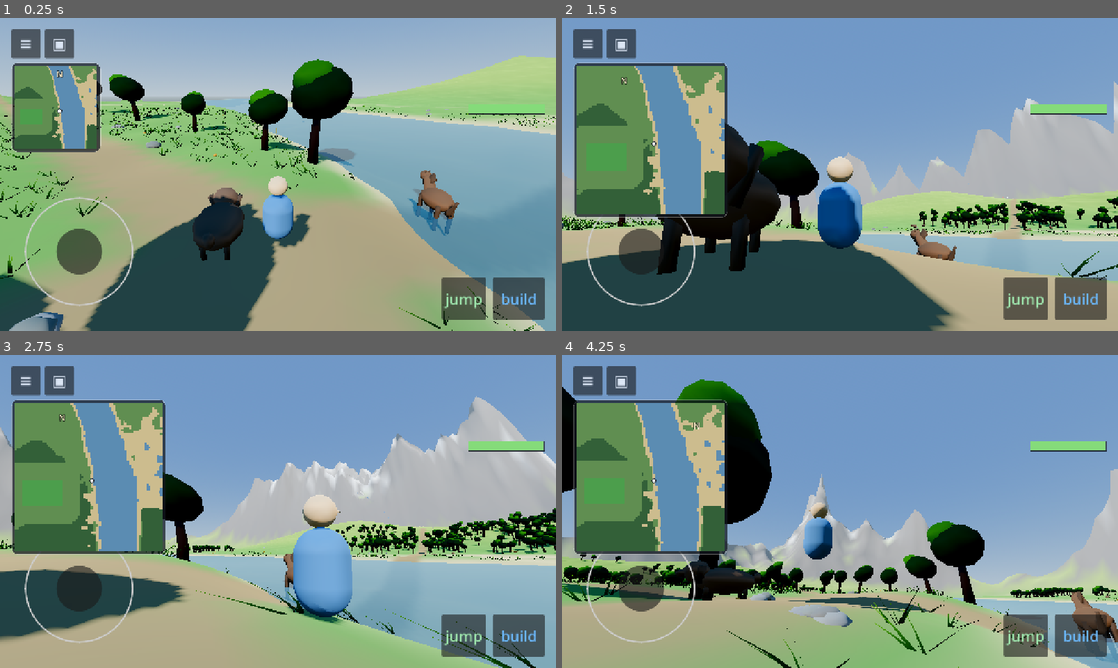
Above: before the commit, frames 1-4 (two rows, left to right).
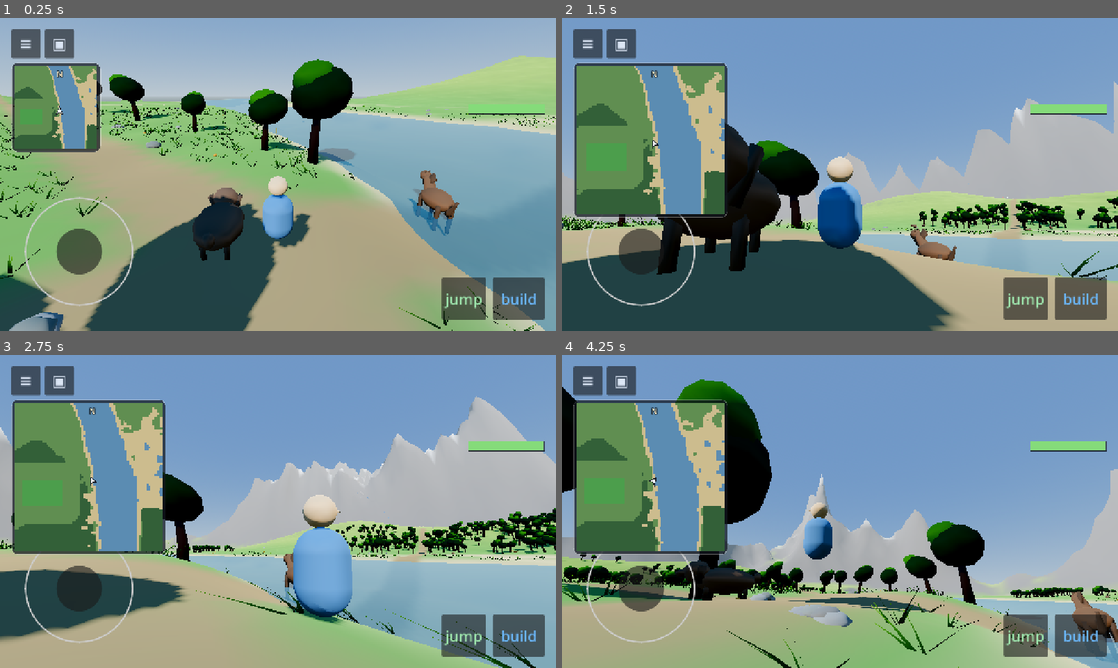
Above: after the commit, the same moments.

Repository: kabartay/aava
Game: Godot game, scene res://main.tscn
The game is run twice, just before and just after one commit, with the same random seed, the same clock (stepped at 60 frames per second) and the same inputs.
Inputs (mouse positions are in pixels of both pictures, inside the frame that each line leads up to):
- Up to frame 1 (0.25 s): no input
- Up to frame 2 (1.5 s): tap Enter at 0.5 s; drag from (840, 174) to (895, 105) at 0.52 s; drag from (617, 108) to (812, 237) at 1.27 s
- Up to frame 3 (2.75 s): move the mouse to (333, 442) at 2.02 s; hold D (move_right) from 2.03 s (still down); tap Enter at 2.1 s; click (333, 442) at 2.17 s
- Up to frame 4 (4.25 s): release D (move_right) at 2.75 s; drag from (812, 574) to (673, 464) at 2.77 s; move the mouse to (1006, 558) at 3.52 s; hold A (move_left) from 3.53 s (still down); tap Shift (sprint) at 3.6 s; click (1006, 558) at 3.67 s; tap Space (jump) at 3.77, 4.07 s

The runs differ from the first frame. In frame 1, less than 0.1% of the frame differs, in the area x 10-12%, y 17-31%; in frame 2, 0.2%; in frame 3, 0.6%; in frame 4, 0.8%, in the area x 0-98%, y 16-77%.

Commit message:
Make the terrain nine times cheaper, add lakes, and settle the compass
The tablet was stuttering whenever new ground streamed in, which is most of the
time a child is walking.

The terrain chunk was asking the height field nine times for every vertex: once
for the height, four more inside normal_at, and four again inside steepness_at
while choosing a colour. At 3.5 µs a call that is 9,801 calls and about 35 ms of
work for a single chunk, against a 16 ms frame. It now samples a grid once —
with one extra ring so edge vertices still have neighbours and the seams stay
smooth — and derives both the normal and the slope from it. 9,801 calls became
1,225.

The height field itself got cheaper too. Paths were 56% of it, because every
call resolved five route endpoints through a dictionary. They are now five flat
numbers, checked against the readable declaration so the fast form cannot drift
from what the routes actually mean. That took height_at from 4.58 to 3.46 µs.

Two things tried and kept out: comparing squared distances to skip square roots
made no measurable difference, and caching resolved endpoints in a static Array
was slower, because indexing a nested untyped Array in GDScript returns Variants
and the type checks cost more than the lookups they replaced.

Lakes: two of them, carved out of the ground rather than the water being raised,
for the same reason the swimming pool is. Water went from 3.2% of the valley to
4.2%; the target is 5-6, so there is one more to place.

And the compass: the map was drawn north-up and never moved, while the letter N
rode around its edge to show which way north lay. That is a contradiction, and
it read as the map spinning when it was not. North is now pinned above the map
and the marker at the centre became an arrow, so the only thing that turns is
the one thing that really is turning.

Diff:
--- /dev/null
+++ b/src/ui/map_arrow.gd
@@ -0,0 +1,31 @@
+class_name MapArrow
+extends Control
+
+## Where you are on the map, and which way you are facing.
+##
+## A round dot can say where but not which way, so the map had to turn — or, as
+## it actually was, the compass mark had to turn while the map stood still,
+## which read as neither. An arrow says both at once and lets everything else
+## stay put.
+
+const SIZE := 20.0
+
+func _init() -> void:
+	custom_minimum_size = Vector2(SIZE, SIZE)
+	size = Vector2(SIZE, SIZE)
+	mouse_filter = Control.MOUSE_FILTER_IGNORE
+
+func _draw() -> void:
+	var half := SIZE * 0.5
+	# Pointing up at rest, because the map is drawn north-up and a rotation of
+	# zero should mean facing north.
+	var nose := Vector2(half, 1.0)
+	var left := Vector2(2.0, SIZE - 2.0)
+	var right := Vector2(SIZE - 2.0, SIZE - 2.0)
+	var waist := Vector2(half, SIZE * 0.68)
+
+	var shape := PackedVector2Array([nose, right, waist, left])
+	draw_colored_polygon(shape, Color(1.0, 1.0, 1.0))
+	# A dark edge, so it reads against both the green of the meadow and the
+	# blue of the river.
+	draw_polyline(shape + PackedVector2Array([nose]), Color(0.10, 0.12, 0.16), 2.0)
--- a/src/ui/minimap.gd
+++ b/src/ui/minimap.gd
@@ -83,16 +83,9 @@
 	# something that has to be positioned.
 	# The player is always at the centre of his own map, so this is a fixed
 	# marker rather than something that has to be positioned each frame.
-	_player_dot = Panel.new()
-	var dot := StyleBoxFlat.new()
-	dot.bg_color = Color(1.0, 1.0, 1.0, 0.95)
-	dot.set_corner_radius_all(6)
-	dot.border_color = Color(0.1, 0.12, 0.16, 0.9)
-	dot.set_border_width_all(2)
-	_player_dot.add_theme_stylebox_override("panel", dot)
-	_player_dot.custom_minimum_size = Vector2(12.0, 12.0)
-	_player_dot.size = Vector2(12.0, 12.0)
-	_player_dot.mouse_filter = Control.MOUSE_FILTER_IGNORE
+	# An arrow rather than a dot, because it has to say which way as well as
+	# where — see the note on _orient.
+	_player_dot = MapArrow.new()
 	# Added to the canvas, not to this container: a PanelContainer stretches
 	# every direct child to fill it, and the dot became a white sheet over the
 	# entire map.
@@ -193,17 +186,22 @@
 	_redraw(world_position)
 	_orient(yaw)
 
-## The compass letter rides around the edge of the map, so north is a direction
-## rather than a label. A child who has been told "the mountains are north" can
-## then use it without being taught to read a map.
+## North stays at the top and the arrow turns.
+##
+## It was the other way round: the map was drawn north-up and never moved, while
+## the letter N rode around the edge to show which way north lay. That is a
+## contradiction — a map that does not turn with a compass mark that does — and
+## it read as the map spinning when it was not. Now the map is fixed, north is
+## fixed above it, and the only thing that turns is the little arrow that is
+## you, which is the one thing that really is turning.
 func _orient(yaw: float) -> void:
-	var radius := size.x * 0.5 - 18.0
 	var centre := size * 0.5
 	_player_dot.position = centre - _player_dot.size * 0.5
-	# The map is drawn with world north up, so north on screen is simply up,
-	# rotated by however far the camera has turned.
-	var angle := yaw - PI * 0.5
-	_compass.position = centre + Vector2(cos(angle), sin(angle)) * radius - _compass.size * 0.5
+	# The map is drawn with world north up, so the arrow points the way the
+	# camera does, measured from up.
+	_player_dot.rotation = yaw
+	_player_dot.pivot_offset = _player_dot.size * 0.5
+	_compass.position = Vector2(centre.x - _compass.size.x * 0.5, 4.0)
 
 func _redraw(centre: Vector3) -> void:
 	var range_metres := SMALL_RANGE if _size == Size.SMALL else LARGE_RANGE
--- a/src/world/height_field.gd
+++ b/src/world/height_field.gd
@@ -137,10 +137,17 @@
 	if not dams_built.is_empty():
 		floor_height += DamSpec.fill(x, z, river_centre_x(z), dams_built)
 
+	# The lakes are carved out of the ground rather than the water being raised
+	# to meet them, for the same reason the swimming pool is: the water surface
+	# is one flat plane across the whole world.
+	var lake := Lakes.influence(x, z)
+	if lake > 0.0:
+		floor_height = lerpf(floor_height, WATER_LEVEL - Lakes.DEPTH, lake)
+
 	# Paths sink very slightly where they are walked. Applied after the places,
 	# so a path running into the café's flat apron settles onto it rather than
 	# cutting a groove across it.
-	var path := Paths.influence(x, z, camp_centre())
+	var path := Paths.influence_fast(x, z)
 	if path > 0.0:
 		floor_height -= Paths.SINK * path
 
@@ -149,7 +156,7 @@
 ## How much of a walked path is at this point. Asked by the terrain when it
 ## chooses a colour and by the vegetation when it decides whether to grow.
 func path_at(x: float, z: float) -> float:
-	return Paths.influence(x, z, camp_centre())
+	return Paths.influence_fast(x, z)
 
 ## The terrain before anything is levelled into it. Separated from height_at so
 ## that the level the flattening aims at can be read without recursing through
@@ -226,7 +233,9 @@
 	# Nor on a path, nor on the flat ground the places stand on. A tree growing
 	# out of the trodden route is what makes a path look painted on rather than
 	# walked.
-	if Paths.influence(x, z, camp_centre()) > 0.3:
+	if Paths.influence_fast(x, z) > 0.3:
+		return 0.0
+	if Lakes.wet(x, z):
 		return 0.0
 	if PlaceSpec.influence(x, z, camp_centre()) > 0.55:
 		return 0.0
--- /dev/null
+++ b/src/world/lakes.gd
@@ -0,0 +1,64 @@
+class_name Lakes
+extends RefCounted
+
+## Still water, away from the river.
+##
+## The valley was 3% water against a river that runs in one line: a child could
+## follow it or cross it, and that was all water was for. A lake is somewhere to
+## go rather than something in the way — you can swim across it, a horse can
+## wade it, and it puts a second kind of blue on the map.
+##
+## A dependency-free leaf, like `place_spec.gd` and `paths.gd`, because the
+## height field has to carve the basins and must not depend on anything that
+## depends on it.
+##
+## The basins are carved rather than the water being raised, for the same reason
+## the swimming pool is: the water surface is one flat plane across the whole
+## world and cannot be lifted locally. Digging the ground below the waterline
+## gives exactly what a child expects to see.
+
+## Where the lakes are and how big, as (x, z, radius). Chosen to sit in the
+## walkable valley, clear of the river and of everything that was built, and far
+## enough apart to be two places rather than one lake with a waist.
+const BASINS: Array[Vector3] = [
+	Vector3(255.0, 78.0, 250.0),
+	Vector3(-205.0, 82.0, -370.0),
+]
+
+## How far below the waterline the middle of a lake sits. Comfortably more than
+## the depth at which a child starts swimming, so the middle is for swimming and
+## the edge is for wading in.
+const DEPTH := 3.6
+
+## How much of the radius is the shelving rim. A lake with a vertical edge reads
+## as a hole full of water; this one has a beach.
+const SHELF := 0.42
+
+## The box everything here lives in, so almost every point in the world is
+## rejected on four comparisons before any square root — the same lesson the
+## paths taught.
+const BOUNDS := 460.0
+
+## How much of a lake is at this point, from 1 in the middle to 0 outside it.
+static func influence(x: float, z: float) -> float:
+	if absf(x) > BOUNDS or absf(z) > BOUNDS:
+		return 0.0
+
+	var deepest := 0.0
+	for basin in BASINS:
+		var radius := basin.y
+		var dx := x - basin.x
+		var dz := z - basin.z
+		if absf(dx) > radius or absf(dz) > radius:
+			continue
+		var distance := sqrt(dx * dx + dz * dz)
+		if distance > radius:
+			continue
+		# Flat across the middle and shelving over the outer part, which is what
+		# makes an edge a beach rather than a step.
+		deepest = maxf(deepest, 1.0 - smoothstep(radius * SHELF, radius, distance))
+	return deepest
+
+## Is this point inside a lake at all? Used to keep trees and grass out of them.
+static func wet(x: float, z: float) -> bool:
+	return influence(x, z) > 0.05
--- a/src/world/paths.gd
+++ b/src/world/paths.gd
@@ -67,7 +67,75 @@
 ## is the fast one.
 const BOUNDS_HALF := 480.0
 
+## Every route as four flat numbers: ax, az, bx, bz.
+##
+## `influence` is called several million times during a world build, and the
+## declarative form above cost five dictionary lookups and five Vector3
+## additions on every one of them — 2.58 µs a call, which was 56% of the entire
+## height field and showed up on a tablet as a stutter every time new ground
+## streamed in.
+##
+## These are the same numbers, resolved once by hand. A check recomputes them
+## from ROUTES and fails the build if the two ever disagree, so the fast form
+## cannot quietly drift away from the readable one.
+const SEGMENTS: Array[float] = [
+	0.0, 18.0, -360.0, 268.0,
+	0.0, 18.0, -300.0, -242.0,
+	0.0, 18.0, 60.0, 398.0,
+	-360.0, 268.0, 60.0, 398.0,
+	0.0, 18.0, 330.0, -162.0,
+]
+
 ## How much of a path is at this point, from 1 in the middle to 0 off it.
+static func influence_fast(x: float, z: float) -> float:
+	if absf(x) > BOUNDS_HALF or absf(z) > BOUNDS_HALF + 40.0:
+		return 0.0
+
+	var reach := HALF_WIDTH + FEATHER
+	var strongest := 0.0
+	var i := 0
+	while i < SEGMENTS.size():
+		var ax := SEGMENTS[i]
+		var az := SEGMENTS[i + 1]
+		var bx := SEGMENTS[i + 2]
+		var bz := SEGMENTS[i + 3]
+		i += 4
+		# The segment's own box, inline rather than through minf/maxf calls.
+		if x < (ax if ax < bx else bx) - reach or x > (ax if ax > bx else bx) + reach:
+			continue
+		if z < (az if az < bz else bz) - reach or z > (az if az > bz else bz) + reach:
+			continue
+		# Squared, so the square root is only taken for the few points that are
+		# actually near a path. The box test admits a lot — a diagonal route
+		# from the camp to the playground has a box 360 by 250 m, of which the
+		# path itself is a three-metre ribbon — so this rejection is where the
+		# work is really saved.
+		var squared := _squared_distance_to_segment(x, z, ax, az, bx, bz)
+		if squared > reach * reach:
+			continue
+		var distance := sqrt(squared)
+		strongest = maxf(strongest, 1.0 - smoothstep(HALF_WIDTH, HALF_WIDTH + FEATHER, distance))
+		if strongest >= 0.999:
+			return 1.0
+	return strongest
+
+## The same as `_distance_to_segment` without the final square root.
+static func _squared_distance_to_segment(
+	x: float, z: float, ax: float, az: float, bx: float, bz: float
+) -> float:
+	var dx := bx - ax
+	var dz := bz - az
+	var length_squared := dx * dx + dz * dz
+	if length_squared < 0.0001:
+		return (x - ax) * (x - ax) + (z - az) * (z - az)
+	var along := ((x - ax) * dx + (z - az) * dz) / length_squared
+	along = 0.0 if along < 0.0 else (1.0 if along > 1.0 else along)
+	var near_x := ax + dx * along
+	var near_z := az + dz * along
+	return (x - near_x) * (x - near_x) + (z - near_z) * (z - near_z)
+
+## The readable form, kept because it is what the routes actually mean and what
+## the check compares against.
 static func influence(x: float, z: float, camp: Vector3) -> float:
 	# Rejected on two subtractions and two comparisons for almost every point
 	# in the world, before a single square root is taken.
--- a/src/world/place_spec.gd
+++ b/src/world/place_spec.gd
@@ -81,9 +81,12 @@
 		var dz := z - centre.z
 		if absf(dx) > reach or absf(dz) > reach:
 			continue
-		var distance := sqrt(dx * dx + dz * dz)
-		if distance > reach:
+		# Compared as squares, so the square root is only taken for the handful
+		# of points actually near a place.
+		var squared := dx * dx + dz * dz
+		if squared > reach * reach:
 			continue
+		var distance := sqrt(squared)
 		strongest = maxf(strongest, 1.0 - smoothstep(radius, radius + FEATHER, distance))
 	return strongest
 
--- a/src/world/terrain_chunk.gd
+++ b/src/world/terrain_chunk.gd
@@ -41,18 +41,49 @@
 	normals.resize(grid * grid)
 	colors.resize(grid * grid)
 
+	# The height field is sampled once per point and everything else is derived
+	# from that grid.
+	#
+	# It used to ask the field nine times for every vertex: once for the height,
+	# four inside normal_at, and four more inside steepness_at while choosing a
+	# colour. At 3.5 µs a call that came to 35 ms of work for a single chunk, and
+	# on a tablet it showed up as the game stopping for a moment every time new
+	# ground streamed in — which is most of the time while a child is walking.
+	#
+	# One extra ring of samples is taken all the way round, so the vertices on
+	# the chunk's own edge still have neighbours to take a slope from and the
+	# seams between chunks stay smooth.
+	var padded := grid + 2
+	var heights := PackedFloat32Array()
+	heights.resize(padded * padded)
+	for pz in padded:
+		var world_z := origin_z + float((pz - 1) * step)
+		for px in padded:
+			heights[pz * padded + px] = field.height_at(
+				origin_x + float((px - 1) * step), world_z
+			)
+
+	var span := float(step) * 2.0
 	for gz in grid:
 		for gx in grid:
 			var local_x := float(gx * step)
 			var local_z := float(gz * step)
 			var world_x := origin_x + local_x
 			var world_z := origin_z + local_z
-			var height := field.height_at(world_x, world_z)
+
+			var here := (gz + 1) * padded + (gx + 1)
+			var height := heights[here]
+
+			# The same central difference normal_at computes analytically, taken
+			# from the grid instead. Cheaper, and identical at these spacings.
+			var dx := heights[here + 1] - heights[here - 1]
+			var dz := heights[here + padded] - heights[here - padded]
+			var slope := Vector2(dx, dz).length() / span
 
 			var index := gz * grid + gx
 			vertices[index] = Vector3(local_x, height, local_z)
-			normals[index] = field.normal_at(world_x, world_z)
-			colors[index] = _tint(field, world_x, world_z, height)
+			normals[index] = Vector3(-dx, span, -dz).normalized()
+			colors[index] = _tint(field, world_x, world_z, height, slope)
 
 	for gz in grid - 1:
 		for gx in grid - 1:
@@ -110,7 +141,9 @@
 	body.add_child(collider)
 	add_child(body)
 
-func _tint(field: HeightField, x: float, z: float, height: float) -> Color:
+## `slope` is passed in rather than asked of the field, because the caller has
+## already worked it out from the grid it sampled — see the note there.
+func _tint(field: HeightField, x: float, z: float, height: float, slope: float) -> Color:
 	# The pitch is painted before anything else and returns immediately: none of
 	# the natural tinting below — shore sand, rock on slopes, snow — has any
 	# business on a mown surface.
@@ -118,7 +151,7 @@
 	if pitch > 0.5 and Pitch.is_levelled(x, z):
 		return _pitch_tint(x, z)
 
-	var steep := field.steepness_at(x, z)
+	var steep := slope
 	var color := TerrainSpec.COLOR_GRASS
 
 	# Meadow tint breaks up the green so the valley floor is not one flat colour.
--- a/src/world/vegetation_tile.gd
+++ b/src/world/vegetation_tile.gd
@@ -89,6 +89,10 @@
 		# And none on a trodden path, for the same reason: grass placed by its
 		# own rule comes straight up through anything the terrain painted.
 		if field.path_at(world_x, world_z) > 0.35:
+			continue
+		# Nor in a lake: grass placed by its own rule comes straight up through
+		# the water otherwise.
+		if Lakes.wet(world_x, world_z):
 			continue
 		local.y = height
 		var scale := rng.randf_range(0.75, 1.45)
Not shown, added: src/ui/map_arrow.gd.uid
Not shown, added: src/world/lakes.gd.uid
